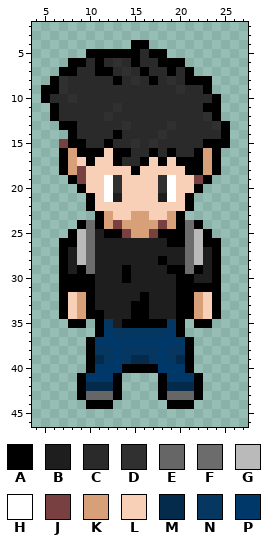
Two versions of one pixel-art sprite, rekindling-of-ashes/Assets/Sprites/People/Player/PlayerD.png. The picture above is the old version.
The file is 32x48 pixels. Shown: x 4..27, y 2..46.
Palette (. is transparent): A #000000  B #1e1e1e  C #2a2a2a  D #303030  E #666666  F #6c6c6c  G #bababa  H #ffffff  J #784040  K #d8a078  L #f8d0b8  M #042b4b  N #063760  P #003969
Pixels before, first column x 5:
 4 ..........AA.........
 5 .....AAAAAACAA.......
 6 ...AACACDCACCAAA.....
 7 ..AACCAACDCACCACA....
 8 .ADCCCCCACDCACDCAAA..
 9 AADCCCCCCCCCCCCDCCA..
10 ACCDCCCCCCCCCCCCCCCA.
11 .ACCCCCCDCCCCCCCCCAA.
12 .ACCCCCDCCCCCCCCCCDA.
13 ..AACCCCCDCCCCDCCCCDA
14 ...ACCCCACCCCDCCCCCCA
15 ..JAACCACCDCDCCCCCAAA
16 ..AKAAALAACCACACCAKA.
17 ..AKLALLACCALALAAAKA.
18 ..AKJLLLLLALLLLLAAKA.
19 ...AJLLHDLLLLDHLLJA..
20 ....ALLHDLLLLDHLLA...
21 .....ALHBLLLLBHLA....
22 .....ALLLLLLLLLLA....
23 ......AKLLKKLLKA.....
24 ....AFAKJKKKKJKAFA...
25 ...AGFBAAJKKJAAAFGA..
26 ..AAGFBBBBBBBBAAFGAA.
27 ..ABGFBBBBBBBBBBFGBA.
28 ..ABGFBBBBBBBABBFGBA.
29 ..ABAFBBBABBBBAAFABA.
30 ..AAAABBBABBBBBAABBA.
31 ..AAAABBBBBBBBBAAAAA.
32 ..ALKABBBBBABBBAAKLA.
33 ..ALKABBBBAABBBAAKLA.
34 ..ALKAABBBAABBBAAKLA.
35 ...AA.ANBAAAAANA.AA..
36 ......APNNNNNNPA.....
37 .....APPPPPPPPPPA....
38 .....ANNPNNNNPNNA....
39 .....AMNPNMMNPNMA....
40 .....APPPAAAAPPPA....
41 ....APPPA....APPPA...
42 ....AMMMA....AMMMA...
43 ....AEEEA....AEEEA...
44 .....AAA......AAA....
The result:
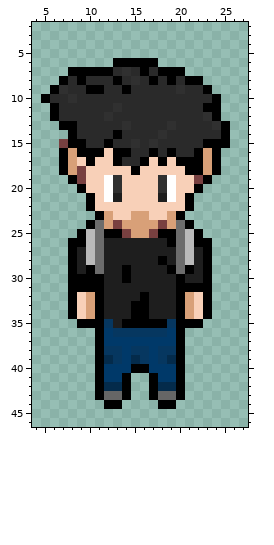
Changes in this commit:
y 4: x 15..16 AA -> ..
y 5: x 10..18 AAAAAACAA -> .........
y 6: x 8..14 AACACDC -> .....AA; x 16..20 CCAAA -> AA...
y 7: x 7 A -> .; x 9..10 CC -> AA; x 18 C -> A; x 20..21 CA -> A.
y 8: x 6..7 AD -> .A; x 9 C -> A; x 19 D -> A; x 23 A -> .
y 9: x 5 A -> .; x 10..11 CC -> AA; x 14 C -> A
y 24: x 9..11 AFA -> .AF; x 20..22 AFA -> FA.
y 25: x 8..11 AGFB -> .AGF; x 20..23 AFGA -> FGA.
y 26: x 7 A -> .; x 9..11 GFB -> AGF; x 20..22 AFG -> FGA; x 24 A -> .
y 27..28: x 7..11 ABGFB -> .ABGF; x 20..24 BFGBA -> FGBA.
y 29: x 7..11 ABAFB -> .ABAF; x 20..24 AFABA -> FABA.
y 30: x 7 A -> .; x 11 B -> A; x 21 A -> B; x 23..24 BA -> A.
y 31: x 7 A -> .; x 11 B -> A; x 24 A -> .
y 32..33: x 7..11 ALKAB -> .ALKA; x 21..24 AKLA -> KLA.
y 34: x 7..10 ALKA -> .ALK; x 21..24 AKLA -> KLA.
y 35: x 8 A -> .; x 10 . -> A; x 21 . -> A; x 23 A -> .
y 37: x 10..11 AP -> .A; x 20..21 PA -> A.
y 38: x 10..11 AN -> .A; x 13..14 PN -> NP; x 17..18 NP -> PN; x 20..21 NA -> A.
y 39: x 10..14 AMNPN -> .AMNP; x 16..21 MNPNMA -> NPNMA.
y 40: x 10..11 AP -> .A; x 14 A -> P; x 17 A -> P; x 20..21 PA -> A.
y 41: x 9..11 APP -> ..A; x 13..14 A. -> PA; x 17..18 .A -> AP; x 20..22 PPA -> A..
y 42: x 9..11 AMM -> ..A; x 13..14 A. -> MA; x 17..18 .A -> AM; x 20..22 MMA -> A..
y 43: x 9..11 AEE -> ..A; x 13..14 A. -> EA; x 17..18 .A -> AE; x 20..22 EEA -> A..
y 44: x 10..11 AA -> ..; x 13 . -> A; x 18 . -> A; x 20..21 AA -> ..
Where, in picture pixels (left, top, right, bottom), the same in both pictures:
changed: (41, 40, 212, 94)
changed: (59, 220, 221, 409)
